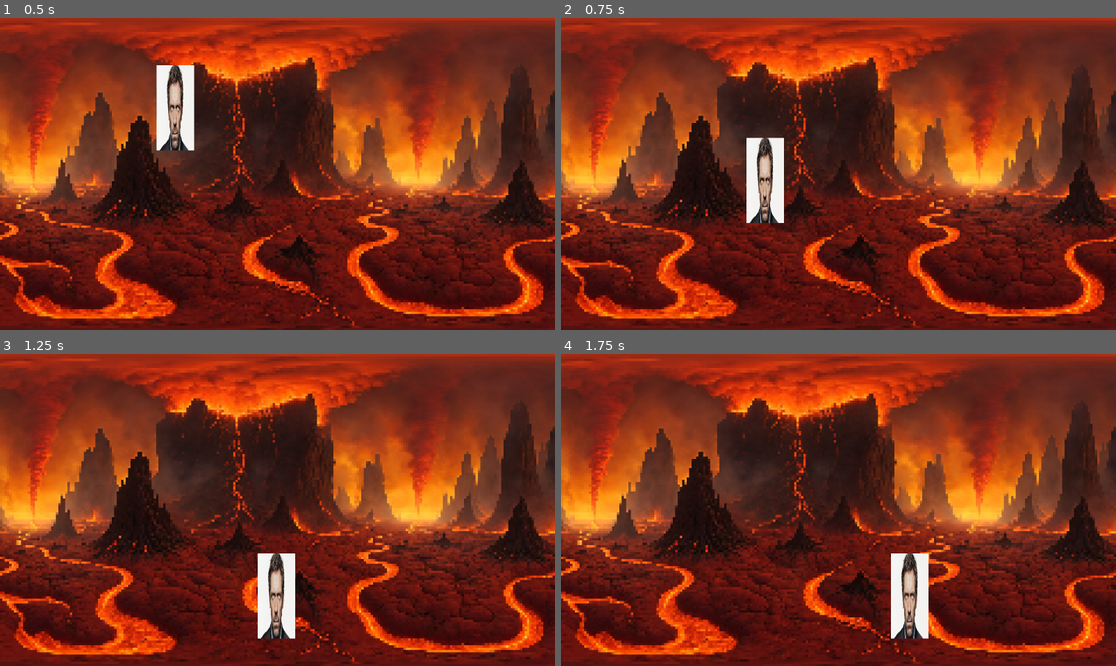
Above: before the commit, frames 1-4 (two rows, left to right).
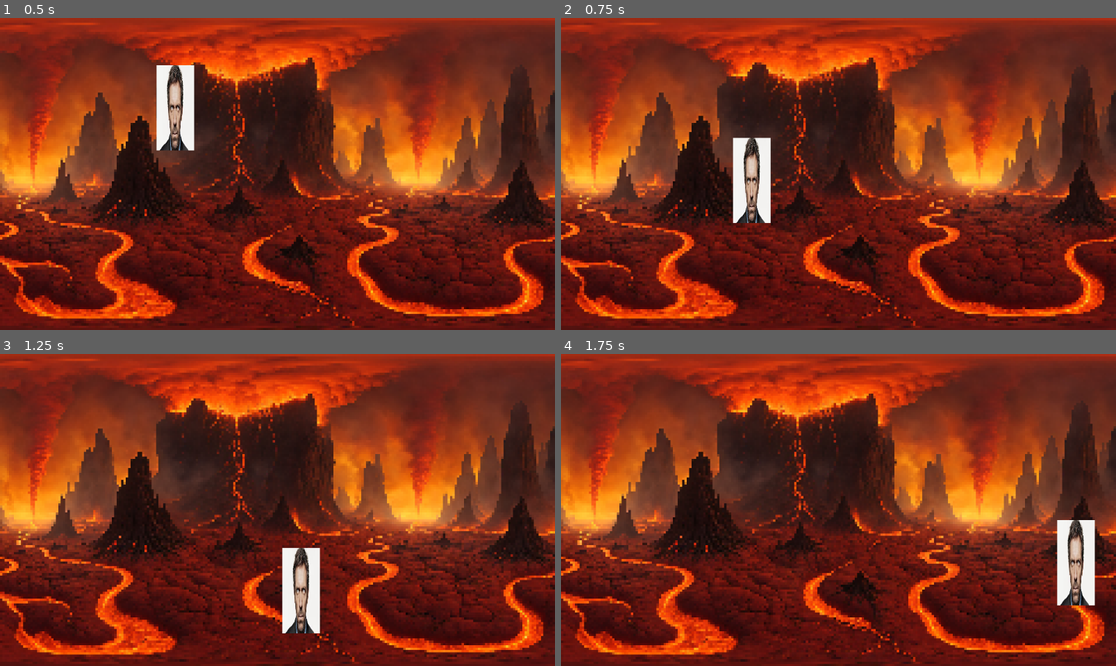
Above: after the commit, the same moments.

Repository: ConnerGordon/final-jam
Game: Godot game, scene res://folder base/mainscene.tscn
The game is run twice, just before and just after one commit, with the same random seed, the same clock (stepped at 60 frames per second) and the same inputs.
Inputs (mouse positions are in pixels of both pictures, inside the frame that each line leads up to):
- Up to frame 1 (0.5 s): no input
- Up to frame 2 (0.75 s): move the mouse to (960, 158) at 0.52 s; hold D (moveright) from 0.53 s (still down); tap Shift (dash) at 0.6 s
- Up to frame 3 (1.25 s): keep holding D (moveright); tap Space (jump) at 0.77, 1.07 s; click (399, 494) at 0.8 s
- Up to frame 4 (1.75 s): keep holding D (moveright); move the mouse to (727, 525) at 1.27 s; click (727, 525) at 1.35 s; tap Space (jump) at 1.52, 1.55 s

Frame 1 is identical in both runs. In frame 2, 2.4% of the frame differs, in the area x 30-41%, y 38-66%; in frame 3, 2.7%; in frame 4, 3.7%, in the area x 59-97%, y 53-92%.

Commit message:
movement in progress

Diff:
--- a/player/player.gd
+++ b/player/player.gd
@@ -1,30 +1,109 @@
 extends CharacterBody2D
 
 
-const SPEED = 300.0
+var SPEED = 300.0
 const JUMP_VELOCITY = -400.0
+
+enum state {idle,moving,attacking,dashing,dashattacking, jumping, airattacking,falling}
+
+var current : state = state.idle
+var dashtimer := 20.0
+var dtb:= dashtimer
+
+var prevdir := 1.0
+
 
 
 func _physics_process(delta: float) -> void:
 	# Add the gravity.
 	if not is_on_floor():
-		velocity += get_gravity() * delta
+		current = state.falling
 
 
-	# Handle jump.
-	if Input.is_action_just_pressed("jump") and is_on_floor():
-		velocity.y = JUMP_VELOCITY
-
-	# Get the input direction and handle the movement/deceleration.
-	# As good practice, you should replace UI actions with custom gameplay actions.
-	var direction := Input.get_axis("moveleft","moveright")
-	var prevdir
-	if direction:
-		velocity.x = direction * SPEED
-		prevdir = direction
-
-	else:
-		velocity.x = move_toward(velocity.x, 0, SPEED)
 
 
+	var direction := Input.get_axis("moveleft","moveright")
+
+	match current:
+		state.moving:
+			velocity.x = direction * SPEED
+			prevdir = direction
+		state.dashing:
+			velocity.x = prevdir * SPEED * 4
+			dashtimer -= delta* 100
+			velocity.y = 0
+			if dashtimer > dtb/20:
+				if Input.is_action_just_pressed("swing"):
+					current = state.dashattacking
+			if dashtimer <= 0:
+				current= state.idle
+				dashtimer = dtb
+
+
+
+		state.jumping:
+
+			if is_on_floor():
+
+				velocity.y -= 500
+
+
+
+		state.dashattacking:
+			current = state.idle
+
+		state.falling:
+
+			velocity += get_gravity() * delta
+			var accel = direction * SPEED * delta*5
+			if momentcancel(accel):
+				velocity.x = clampf(velocity.x,-SPEED/1.5,SPEED/1.5)
+			else:
+				velocity.x += accel
+
+
+
+			if is_on_floor():
+				current = state.idle
+
+
+
+
+
+
+		_:
+			dashtimer = 20.0
+			SPEED= 300.0
+			velocity.x = move_toward(velocity.x, 0, SPEED)
+
+
+
+
+	if Input.is_action_just_pressed("dash"):
+		current = state.dashing
+
+
+	if Input.is_action_just_pressed("jump"):
+		current = state.jumping
+
+
+	if current == state.idle:
+		if direction != 0:
+			current = state.moving
+
+
+
+
+
+		if Input.is_action_pressed("movementkeys") == false:
+			current = state.idle
+
+	#print(current)
 	move_and_slide()
+
+
+
+func momentcancel(acc: float)-> bool:
+	if abs(velocity.x) + abs(acc) > SPEED/1.5 && abs(velocity.x) < SPEED/1.5:
+		return true
+	return false
--- a/project.godot
+++ b/project.godot
@@ -58,6 +58,15 @@
 "events": [Object(InputEventKey,"resource_local_to_scene":false,"resource_name":"","device":-1,"window_id":0,"alt_press …(195 unchanged characters)…
 ]
 }
+movementkeys={
+"deadzone": 0.2,
+"events": [Object(InputEventKey,"resource_local_to_scene":false,"resource_name":"","device":-1,"window_id":0,"alt_pressed":false,"shift_pressed":false,"ctrl_pressed":false,"meta_pressed":false,"pressed":false,"keycode":0,"physical_keycode":4194325,"key_label":0,"unicode":0,"location":0,"echo":false,"script":null)
+, Object(InputEventKey,"resource_local_to_scene":false,"resource_name":"","device":-1,"window_id":0,"alt_pressed":false,"shift_pressed":false,"ctrl_pressed":false,"meta_pressed":false,"pressed":false,"keycode":0,"physical_keycode":65,"key_label":0,"unicode":97,"location":0,"echo":false,"script":null)
+, Object(InputEventKey,"resource_local_to_scene":false,"resource_name":"","device":-1,"window_id":0,"alt_pressed":false,"shift_pressed":false,"ctrl_pressed":false,"meta_pressed":false,"pressed":false,"keycode":0,"physical_keycode":68,"key_label":0,"unicode":100,"location":0,"echo":false,"script":null)
+, Object(InputEventKey,"resource_local_to_scene":false,"resource_name":"","device":-1,"window_id":0,"alt_pressed":false,"shift_pressed":false,"ctrl_pressed":false,"meta_pressed":false,"pressed":false,"keycode":0,"physical_keycode":87,"key_label":0,"unicode":119,"location":0,"echo":false,"script":null)
+, Object(InputEventKey,"resource_local_to_scene":false,"resource_name":"","device":-1,"window_id":0,"alt_pressed":false,"shift_pressed":false,"ctrl_pressed":false,"meta_pressed":false,"pressed":false,"keycode":0,"physical_keycode":32,"key_label":0,"unicode":32,"location":0,"echo":false,"script":null)
+]
+}
 
 [physics]
 
